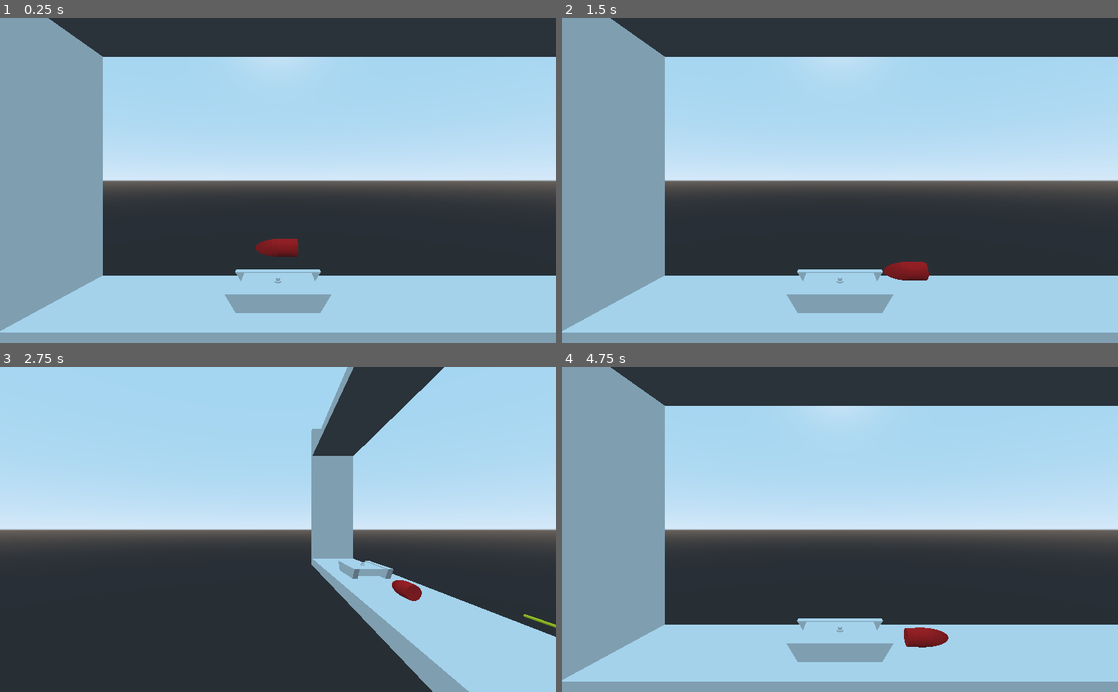
Above: before the commit, frames 1-4 (two rows, left to right).
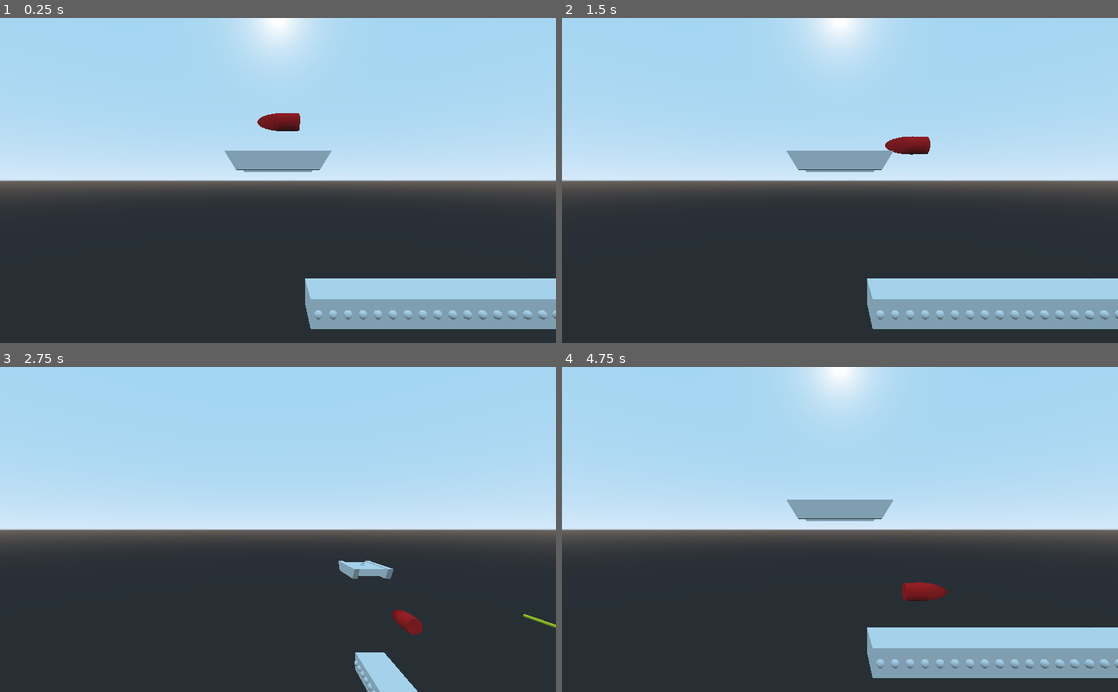
Above: after the commit, the same moments.

Repository: Dracks/the-last-mission-3d-clone
Game: Godot game, scene res://Base.tscn
The game is run twice, just before and just after one commit, with the same random seed, the same clock (stepped at 60 frames per second) and the same inputs.
Inputs:
- Up to frame 1 (0.25 s): no input
- Up to frame 2 (1.5 s): tap Enter (ui_select) at 0.5, 0.77 s; hold Right (ui_right) 0.53-1.28 s; hold Down (ui_down) from 1.28 s (still down)
- Up to frame 3 (2.75 s): tap Enter (ui_select) at 1.52 s; tap Space at 2 s; release Down (ui_down) at 2.03 s; hold Right (ui_right) from 2.03 s (still down)
- Up to frame 4 (4.75 s): release Right (ui_right) at 2.78 s; hold Up (ui_up) 2.78-3.53 s; tap Enter (ui_select) at 3.02, 3.77, 4.52 s; hold Left (ui_left) from 3.53 s (still down)

The runs differ from the first frame. In frame 1, 44% of the frame differs, in the area x 0-100%, y 0-100%; in frame 2, 44%; in frame 3, 16%; in frame 4, 44%.

Commit message:
trying to create a the first screen... but not working fine

Diff:
--- a/godot/Base.tscn
+++ b/godot/Base.tscn
@@ -3,8 +3,8 @@
 [ext_resource path="res://tank/head.tscn" type="PackedScene" id=1]
 [ext_resource path="res://base.gd" type="Script" id=2]
 [ext_resource path="res://tank/body.tscn" type="PackedScene" id=3]
-[ext_resource path="res://levels/debug.tscn" type="PackedScene" id=4]
 [ext_resource path="res://tools/pause.gd" type="Script" id=5]
+[ext_resource path="res://levels/map.tscn" type="PackedScene" id=6]
 
 [node name="World" type="Spatial"]
 script = ExtResource( 2 )
@@ -23,13 +23,12 @@
 [node name="Camera2" type="Camera" parent="."]
 transform = Transform( -4.37114e-08, 0, 1, 0, 1, 0, -1, 0, -4.37114e-08, 43.932, 9.49482, 16.021 )
 
-[node name="Map" parent="." instance=ExtResource( 4 )]
-transform = Transform( 1, 0, 0, 0, 1, 0, 0, 0, 1, 1.90735e-06, -0.0232773, -0.000469208 )
-
 [node name="Node" type="Node" parent="."]
 
 [node name="Pause" type="Node" parent="Node"]
 pause_mode = 2
 script = ExtResource( 5 )
 
+[node name="Spatial" parent="." instance=ExtResource( 6 )]
+
 [connection signal="shot" from="Head" to="." method="_on_Head_shot"]
--- /dev/null
+++ b/godot/levels/assets/floor-1.tscn
@@ -0,0 +1,21 @@
+[gd_scene load_steps=3 format=2]
+
+[ext_resource path="res://levels/assets/tile-base.gd" type="Script" id=1]
+
+[sub_resource type="BoxShape" id=1]
+extents = Vector3( 0.75, 1.5, 2.5 )
+
+[node name="StaticBody" type="StaticBody"]
+script = ExtResource( 1 )
+
+[node name="CollisionShape" type="CollisionShape" parent="."]
+shape = SubResource( 1 )
+
+[node name="CSGBox" type="CSGBox" parent="CollisionShape"]
+width = 1.5
+height = 3.0
+depth = 5.0
+
+[node name="CSGSphere" type="CSGSphere" parent="CollisionShape"]
+transform = Transform( 1, 0, 0, 0, 1, 0, 0, 0, 1, 0, 0, 2.47049 )
+radius = 0.443497
--- /dev/null
+++ b/godot/levels/assets/tile-base.gd
@@ -0,0 +1,9 @@
+extends StaticBody
+
+export(float) var width
+export(float) var height
+
+func _ready():
+	var box: BoxShape = $CollisionShape.shape
+	width = box.extents.x*2
+	height = box.extents.y*2
--- a/godot/levels/level-01.tscn
+++ b/godot/levels/level-01.tscn
@@ -1,34 +1,19 @@
-[gd_scene load_steps=2 format=2]
+[gd_scene load_steps=5 format=2]
 
-[sub_resource type="BoxShape" id=1]
+[ext_resource path="res://levels/tools/Screen-base.tscn" type="PackedScene" id=1]
+[ext_resource path="res://levels/tools/horizontal.gd" type="Script" id=2]
+[ext_resource path="res://levels/assets/floor-1.tscn" type="PackedScene" id=3]
+[ext_resource path="res://levels/tools/repeat.gd" type="Script" id=4]
 
-[node name="Map" type="Spatial"]
+[node name="ScreenBase" instance=ExtResource( 1 )]
 
-[node name="StaticBody" type="StaticBody" parent="."]
-transform = Transform( 1, 0, 0, 0, 1, 0, 0, 0, 1, 66, 0, 0 )
+[node name="Horizontal" type="Spatial" parent="." index="1"]
+transform = Transform( 1, 0, 0, 0, 1, 0, 0, 0, 1, -23.4582, -13.4895, 0 )
+script = ExtResource( 2 )
 
-[node name="CollisionShape" type="CollisionShape" parent="StaticBody"]
-transform = Transform( 90, 0, 0, 0, 1, 0, 0, 0, 1, 0, 0, 0 )
-shape = SubResource( 1 )
+[node name="Repeat" type="Node" parent="Horizontal" index="0"]
+script = ExtResource( 4 )
+number = 50
 
-[node name="CSGBox" type="CSGBox" parent="StaticBody/CollisionShape"]
-transform = Transform( 1, 0, 0, 0, 1, 0, 0, 0, 6, 0, 0, 0 )
-
-[node name="StaticBody2" type="StaticBody" parent="."]
-transform = Transform( 1, 0, 0, 0, 1, 0, 0, 0, 1, 66, 32, 0 )
-
-[node name="CollisionShape" type="CollisionShape" parent="StaticBody2"]
-transform = Transform( 90, 0, 0, 0, 1, 0, 0, 0, 6, 0, 0, 0 )
-shape = SubResource( 1 )
-
-[node name="CSGBox" type="CSGBox" parent="StaticBody2/CollisionShape"]
-
-[node name="StaticBody3" type="StaticBody" parent="."]
-transform = Transform( -4.37114e-08, -1, 0, 1, -4.37114e-08, 0, 0, 0, 1, -25, 19, 0 )
-
-[node name="CollisionShape" type="CollisionShape" parent="StaticBody3"]
-transform = Transform( 20, 0, 0, 0, 1, 0, 0, 0, 1, 0, 0, 0 )
-shape = SubResource( 1 )
-
-[node name="CSGBox" type="CSGBox" parent="StaticBody3/CollisionShape"]
-transform = Transform( 1, 1.13687e-13, 0, -1.13687e-13, 1, 0, 0, 0, 6, 0, 0, 0 )
+[node name="First" parent="Horizontal/Repeat" index="0" instance=ExtResource( 3 )]
+transform = Transform( 1, 0, 0, 0, 1, 0, 0, 0, 1, -23.4582, -13.4895, 0 )
--- /dev/null
+++ b/godot/levels/map.tscn
@@ -0,0 +1,11 @@
+[gd_scene load_steps=3 format=2]
+
+[ext_resource path="res://levels/level-01.tscn" type="PackedScene" id=1]
+[ext_resource path="res://levels/tools/horizontal.gd" type="Script" id=2]
+
+[node name="Spatial" type="Spatial"]
+
+[node name="Horizontal" type="Spatial" parent="."]
+script = ExtResource( 2 )
+
+[node name="screen-01" parent="Horizontal" instance=ExtResource( 1 )]
--- a/godot/levels/tools/FocusScene.tscn
+++ b/godot/levels/tools/FocusScene.tscn
@@ -6,7 +6,6 @@
 extents = Vector3( 24, 15, 1 )
 
 [node name="FocusScene" type="Area"]
-transform = Transform( 1, 0, 0, 0, 1, 0, 0, 0, 1, 0, 14, 0 )
 collision_layer = 8
 script = ExtResource( 1 )
 
--- /dev/null
+++ b/godot/levels/tools/Screen-base.tscn
@@ -0,0 +1,9 @@
+[gd_scene load_steps=3 format=2]
+
+[ext_resource path="res://levels/tools/FocusScene.tscn" type="PackedScene" id=1]
+[ext_resource path="res://levels/tools/screen-base.gd" type="Script" id=2]
+
+[node name="ScreenBase" type="Spatial"]
+script = ExtResource( 2 )
+
+[node name="Focus" parent="." instance=ExtResource( 1 )]
--- a/godot/levels/tools/focus-scene.gd
+++ b/godot/levels/tools/focus-scene.gd
@@ -5,12 +5,22 @@
 # var a = 2
 # var b = "text"
 
+export var screen_width : float = 26 setget set_screen_width
+var shape : BoxShape
+
+func set_screen_width(new_width: float):
+	screen_width = new_width
+	update_shape()
 
 onready var main_camera : Camera = get_viewport().get_camera()
 # Called every frame. 'delta' is the elapsed time since the previous frame.
-#func _process(delta):
-#	pass
+func _ready():
+	shape = $CollisionShape.shape
+	update_shape()
 
+func update_shape():
+	if shape:
+		shape.set_extents( Vector3(screen_width-3.5, 15, 1))
 
 func _on_FocusScene_body_entered(body):
 	var origin = main_camera.translation
--- /dev/null
+++ b/godot/levels/tools/horizontal.gd
@@ -0,0 +1,23 @@
+extends Spatial
+
+class_name Horizontal
+# Declare member variables here. Examples:
+# var a = 2
+# var b = "text"
+
+
+# Called when the node enters the scene tree for the first time.
+func _ready():
+	var previous_offset: float = 0
+	var offset: float=0
+	var children_list = get_children()
+	for child in children_list:
+		if child.has_method("set_translation"):
+			var new_offset : float = child.width
+			offset = offset + new_offset + previous_offset
+			child.set_translation(Vector3(offset, 0, 0))
+
+
+# Called every frame. 'delta' is the elapsed time since the previous frame.
+#func _process(delta):
+#	pass
--- /dev/null
+++ b/godot/levels/tools/repeat.gd
@@ -0,0 +1,16 @@
+extends Node
+
+class_name Repeat
+
+
+export(int) var number: int
+
+func _ready():
+	var child_node = get_child(0)
+	remove_child(child_node)
+	var parent = get_parent()
+	print(number)
+	for i in range(number):
+		parent.call_deferred("add_child", child_node.duplicate())
+	queue_free()
+	parent.call_deferred('_ready')
--- /dev/null
+++ b/godot/levels/tools/screen-base.gd
@@ -0,0 +1,15 @@
+extends Spatial
+
+class_name ScreenBase
+
+const WINDOW_SIZE=15
+export(int) var width : float = 26 setget set_screen_width
+
+func set_screen_width(new_width: float):
+	width = new_width
+	if $Focus:
+		$Focus.screen_width = new_width
+
+# Called when the node enters the scene tree for the first time.
+func _ready():
+	$Focus.screen_width = width
--- a/godot/project.godot
+++ b/godot/project.godot
@@ -15,9 +15,29 @@
 "path": "res://tank/gun.gd"
 }, {
 "base": "Spatial",
+"class": "Horizontal",
+"language": "GDScript",
+"path": "res://levels/tools/horizontal.gd"
+}, {
+"base": "Spatial",
 "class": "LastMissionWorld",
 "language": "GDScript",
 "path": "res://base.gd"
+}, {
+"base": "Node",
+"class": "Repeat",
+"language": "GDScript",
+"path": "res://levels/tools/repeat.gd"
+}, {
+"base": "Spatial",
+"class": "ScreenBase",
+"language": "GDScript",
+"path": "res://levels/tools/screen-base.gd"
+}, {
+"base": "KinematicBody",
+"class": "TankBody",
+"language": "GDScript",
+"path": "res://tank/body.gd"
 }, {
 "base": "KinematicBody",
 "class": "Turret",
@@ -26,7 +46,11 @@
 } ]
 _global_script_class_icons={
 "Gun": "",
+"Horizontal": "",
 "LastMissionWorld": "",
+"Repeat": "",
+"ScreenBase": "",
+"TankBody": "",
 "Turret": ""
 }
 
--- a/godot/tank/body.gd
+++ b/godot/tank/body.gd
@@ -5,6 +5,7 @@
 # var a = 2
 # var b = "text"
 
+class_name TankBody
 
 # Called when the node enters the scene tree for the first time.
 func _ready():
--- a/godot/tank/body.tscn
+++ b/godot/tank/body.tscn
@@ -22,8 +22,9 @@
 material/0 = null
 
 [node name="RigidBody" type="RigidBody" parent="."]
-collision_layer = 2
-collision_mask = 2
+transform = Transform( 1, 0, 0, 0, 1, 0, 0, 0, 1, 0, 0.133036, 0 )
+collision_layer = 65
+collision_mask = 64
 mode = 1
 
 [node name="CollisionShape" type="CollisionShape" parent="RigidBody"]
--- a/godot/tank/head.gd
+++ b/godot/tank/head.gd
@@ -12,6 +12,7 @@
 var looking_right: bool = false
 var looking_left: bool = false
 var current_angle: float = 0
+var is_coupled: bool = false
 
 # velocity
 export var v_rotate: float = PI*1.5
@@ -20,6 +21,8 @@
 
 var up_direction = Vector3(0, v_vertical, 0)
 var forward = Vector3(v_horizontal, 0, 0)
+
+var tank_body : TankBody
 
 onready var gun = get_node('Gun')
 
@@ -54,12 +57,21 @@
 			if not looking_left:
 				rotate_logic(v_rotate*delta)
 			else:
-				move_and_collide(-forward*delta)
+				move_with_body(-forward*delta)
 		elif right:
 			if not looking_right:
 				rotate_logic(-v_rotate*delta)
 			else:
-				move_and_collide(forward*delta)
+				move_with_body(forward*delta)
+
+
+func move_with_body(movement: Vector3):
+	if is_coupled:
+		var collision = tank_body.move_and_collide(movement, true, true, true)
+		if collision:
+			movement = collision.get_travel()
+		tank_body.move_and_collide(movement)
+	move_and_collide(movement)
 
 
 func rotate_logic(angle: float)->void:
@@ -78,3 +90,13 @@
 		gun.enabled = true
 
 	set_rotation(Vector3(0, -current_angle, 0))
+
+
+func _on_Coupling_body_entered(body):
+	is_coupled = true
+	if not tank_body:
+		tank_body = body.parent()
+
+
+func _on_Coupling_body_exited(body):
+	is_coupled = false
--- a/godot/tank/head.tscn
+++ b/godot/tank/head.tscn
@@ -6,21 +6,23 @@
 [ext_resource path="res://tank/head.tres" type="ArrayMesh" id=4]
 
 [sub_resource type="BoxShape" id=1]
-extents = Vector3( 0.778312, 1, 1 )
+extents = Vector3( 2.4, 1, 1 )
 
 [sub_resource type="SpatialMaterial" id=2]
 albedo_color = Color( 0.898039, 0.12549, 0.12549, 1 )
+
+[sub_resource type="BoxShape" id=3]
+extents = Vector3( 0.2, 0.1, 0.2 )
 
 [node name="Head" type="KinematicBody"]
 collision_mask = 32
 script = ExtResource( 1 )
 
 [node name="CollisionShape" type="CollisionShape" parent="."]
-transform = Transform( 3, 0, 0, 0, 1, 0, 0, 0, 1, 0, 0, 0 )
 shape = SubResource( 1 )
 
 [node name="MeshInstance" type="MeshInstance" parent="CollisionShape"]
-transform = Transform( -4.37114e-08, -1, 0, 1, -4.37114e-08, 0, 0, 0, 1, 0, 0, 0 )
+transform = Transform( -4.37114e-08, -3, 0, 1, -1.31134e-07, 0, 0, 0, 1, 0.2, 0, 0 )
 mesh = ExtResource( 4 )
 material/0 = SubResource( 2 )
 
@@ -28,3 +30,13 @@
 transform = Transform( -4.37114e-08, -1, 0, 1, -4.37114e-08, 0, 0, 0, 1, 3, -1.19209e-07, 0 )
 script = ExtResource( 3 )
 bullet = ExtResource( 2 )
+
+[node name="Coupling" type="Area" parent="."]
+collision_layer = 64
+collision_mask = 64
+
+[node name="CollisionShape" type="CollisionShape" parent="Coupling"]
+shape = SubResource( 3 )
+
+[connection signal="body_entered" from="Coupling" to="." method="_on_Coupling_body_entered"]
+[connection signal="body_exited" from="Coupling" to="." method="_on_Coupling_body_exited"]
Not shown: 1 places in godot/tank/head.tscn that only renumber resources
